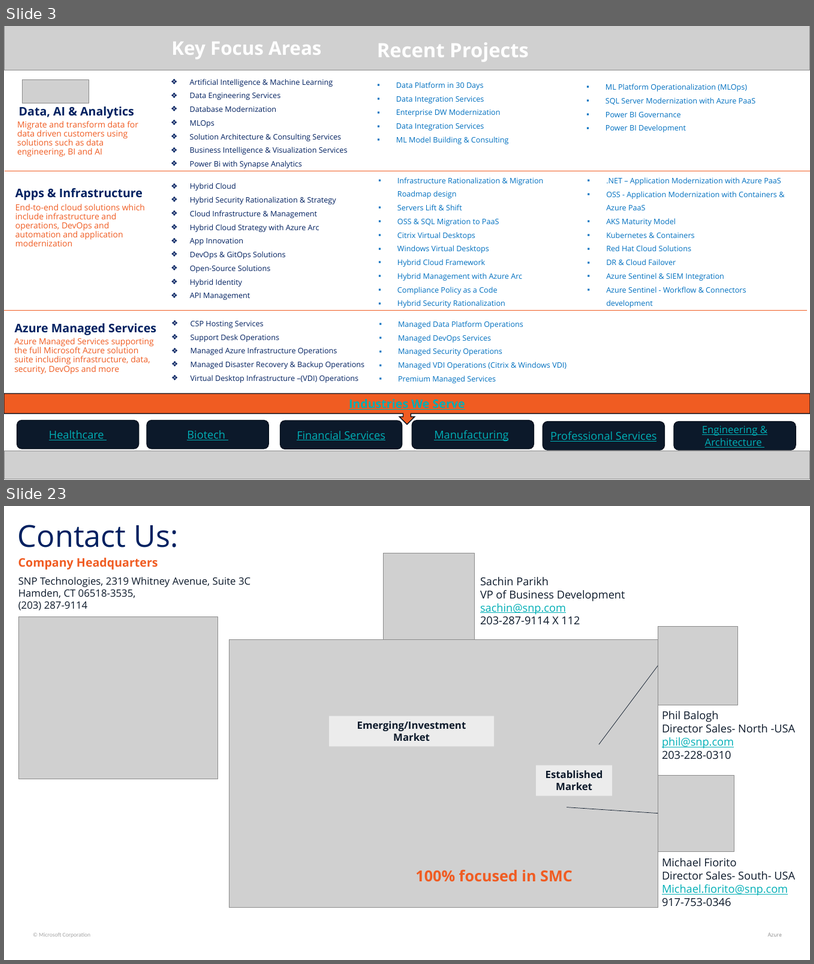
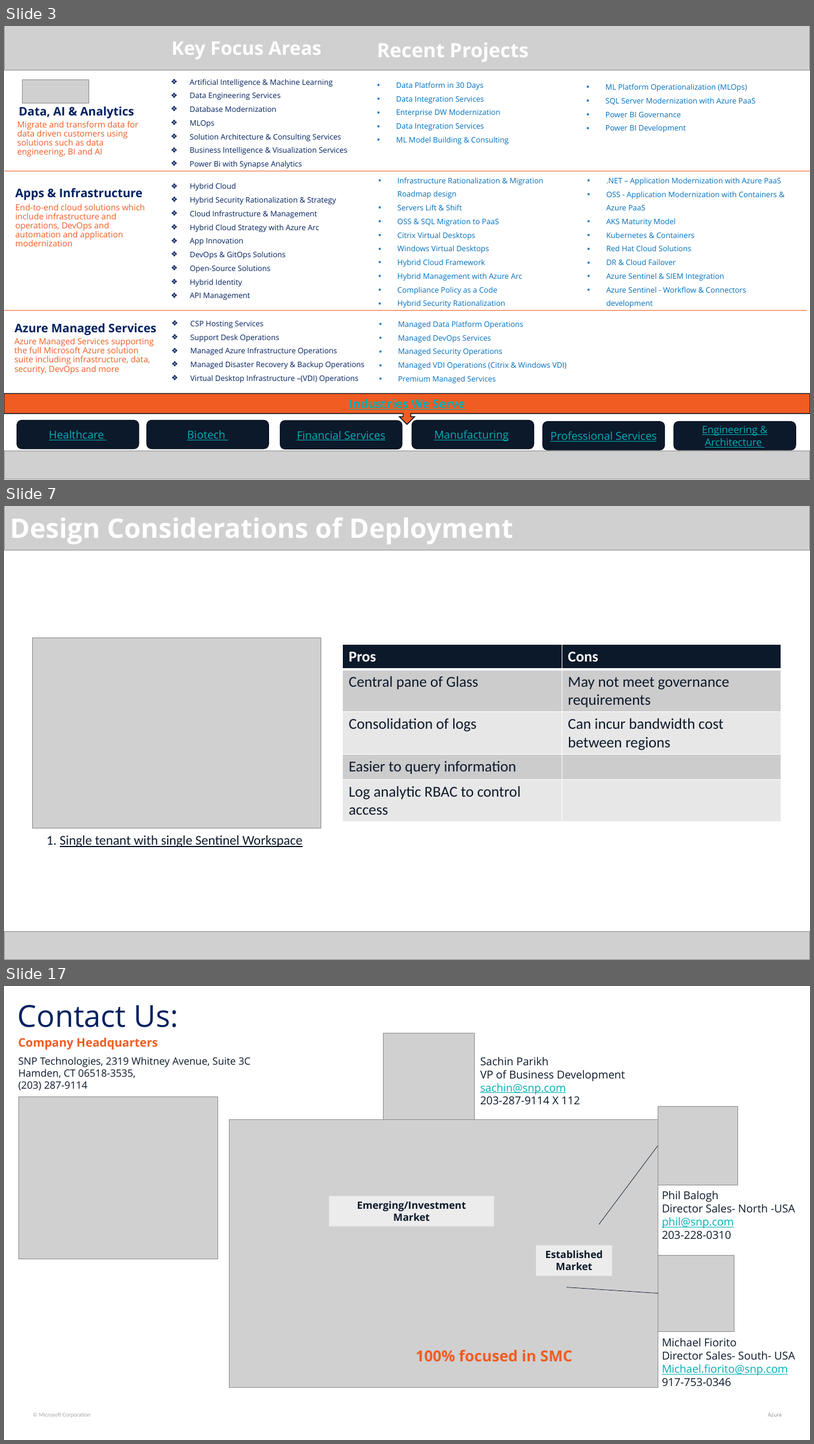
Before and after one commit to Dathasai1234/Personal-Notes, a slide deck: Archive/Presentations/Presentation-2/Virtual Network Gateways.pptx. Shown one above the other, each under a label of ours: slides 3 and 23 before the commit, slides 3, 7 and 17 after it; the slides between them are not shown. The pictures are 814x964 and 814x1444 pixels, drawn with LibreOffice and Linux fonts; fonts in the diff are those of the drawing; grey boxes stand for pictures. Boxes give left, top, right and bottom in pixels: in the first picture for what was removed or moved away, otherwise in the second. Text is boxed around its words. In the diff, an @@ line names an element or a change of style, - is before the commit and + after.

Commit message:
vault backup: Saturday, 22-06-2024, 10:44 pm
Affected files:
Archive/Presentations/Presentation-2/Virtual Network Gateways.pptx
Security/Sentinel/Logging to Sentinel.md
Security/Sentinel/Presentation - Sentinel Deployment.md
Security/Sentinel/Sentinel - Plural Sight.docx
Security/Sentinel/Sentinel.docx

```diff
--- a/Archive/Presentations/Presentation-2/Virtual Network Gateways.pptx
+++ b/Archive/Presentations/Presentation-2/Virtual Network Gateways.pptx
@@ slide 7 added at (4, 506, 810, 960), background #FFFFFF @@
@@ picture added at (4, 506, 810, 550) @@
@@ text added at (10, 517, 513, 544), 32 pt, text #FFFFFF, bold @@
+Design Considerations of Deployment
@@ picture added at (33, 637, 321, 828) @@
@@ table added at (343, 644, 782, 821), 5 rows, 2 columns @@
+Pros | Cons
+Central pane of Glass | May not meet governance requirements
+Consolidation of logs | Can incur bandwidth cost between regions
+Easier to query information | 
+Log analytic RBAC to control access | 
@@ text added at (47, 835, 303, 847), 16 pt, text #0C192A, underline @@
+1. Single tenant with single Sentinel Workspace
@@ picture added at (4, 931, 810, 960) @@
@@ what was slide 23 is now slide 17 @@
```
Also in this commit, not shown: 1 slide changed, 11 other slides added, 18 slides removed, 4 other files.
